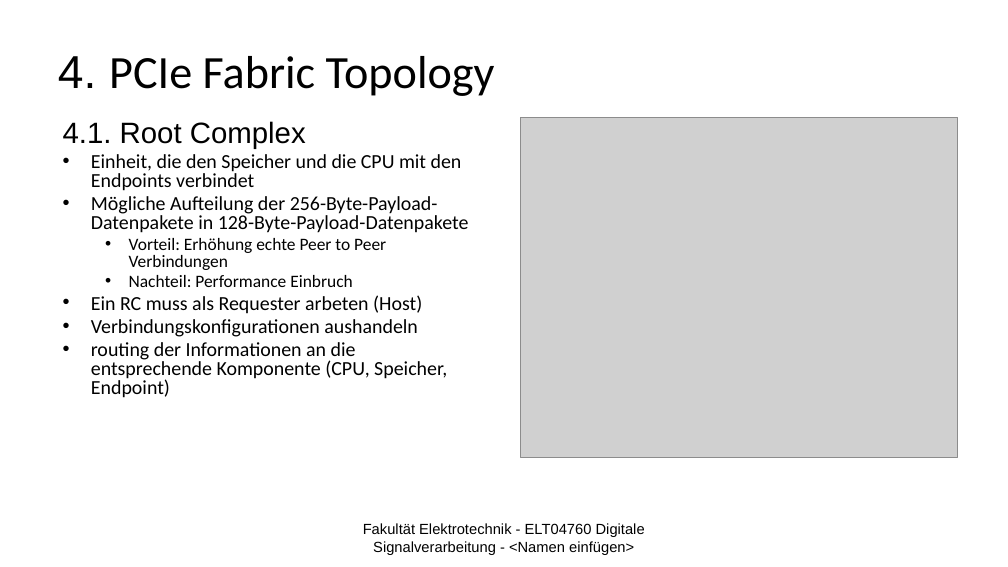
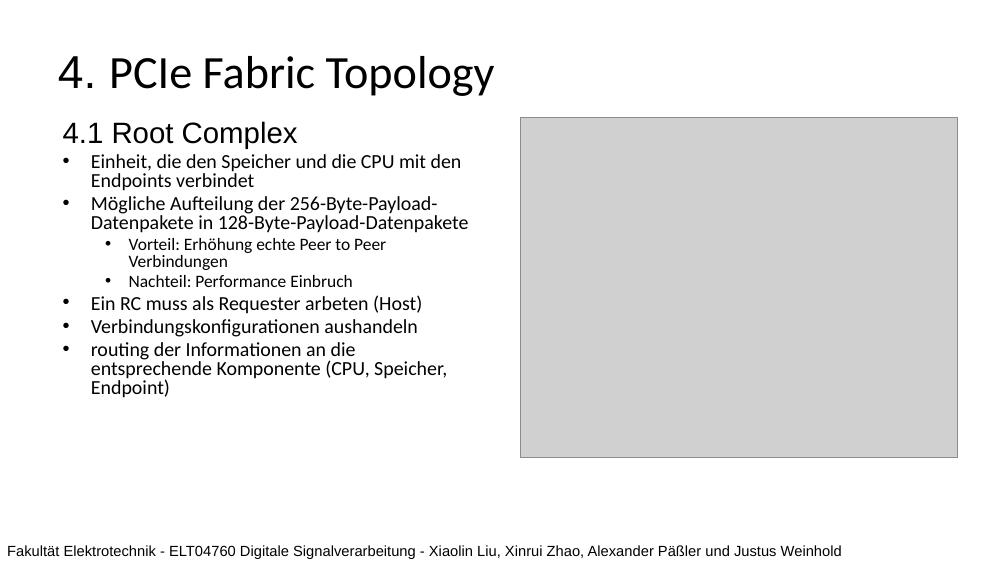
Before and after one commit to JustusDinera/Digitale-Signalverarbeitung, a slide deck: slide 8 of PCI Express_2.pptx. Drawn at 1008x567 pixels with LibreOffice and Linux fonts; fonts in the diff are those of the drawing; grey boxes stand for pictures; background and template pictures are left out. Boxes give left, top, right and bottom in pixels: in the first picture for what was removed or moved away, otherwise in the second. Text is boxed around its words. In the diff, an @@ line names an element or a change of style, - is before the commit and + after.

```diff
--- a/PCI Express_2.pptx
+++ b/PCI Express_2.pptx
@@ text at [63,121,298,149]: text changed @@
-4.1. Root Complex
+4.1 Root Complex
@@ text at [7,545,842,559]: text changed @@
-Fakultät Elektrotechnik - ELT04760 Digitale Signalverarbeitung - <Namen einfügen>
+Fakultät Elektrotechnik - ELT04760 Digitale Signalverarbeitung - Xiaolin Liu, Xinrui Zhao, Alexander Päßler und Justus Weinhold
```
Also in this commit, not shown: 19 other slides changed.
